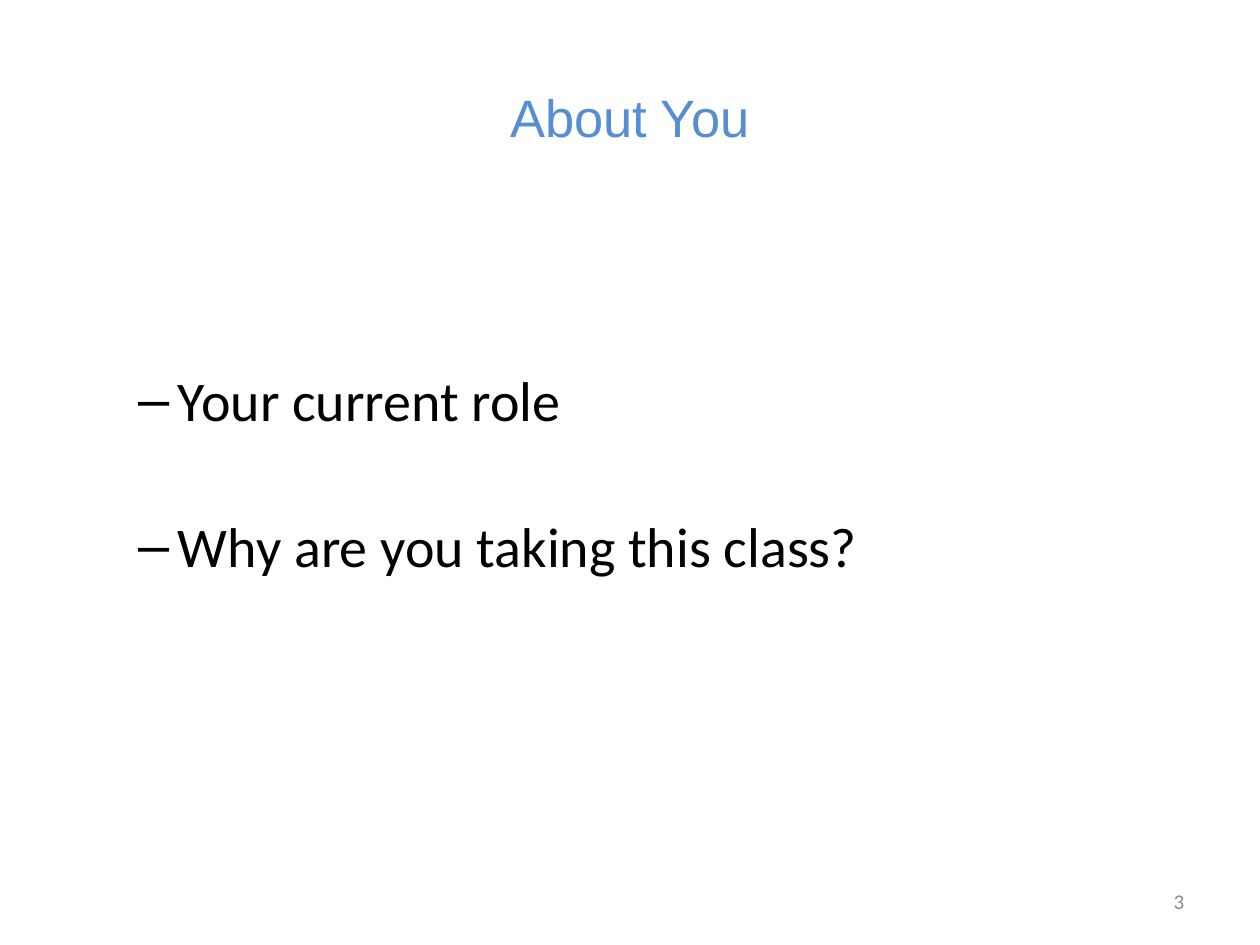
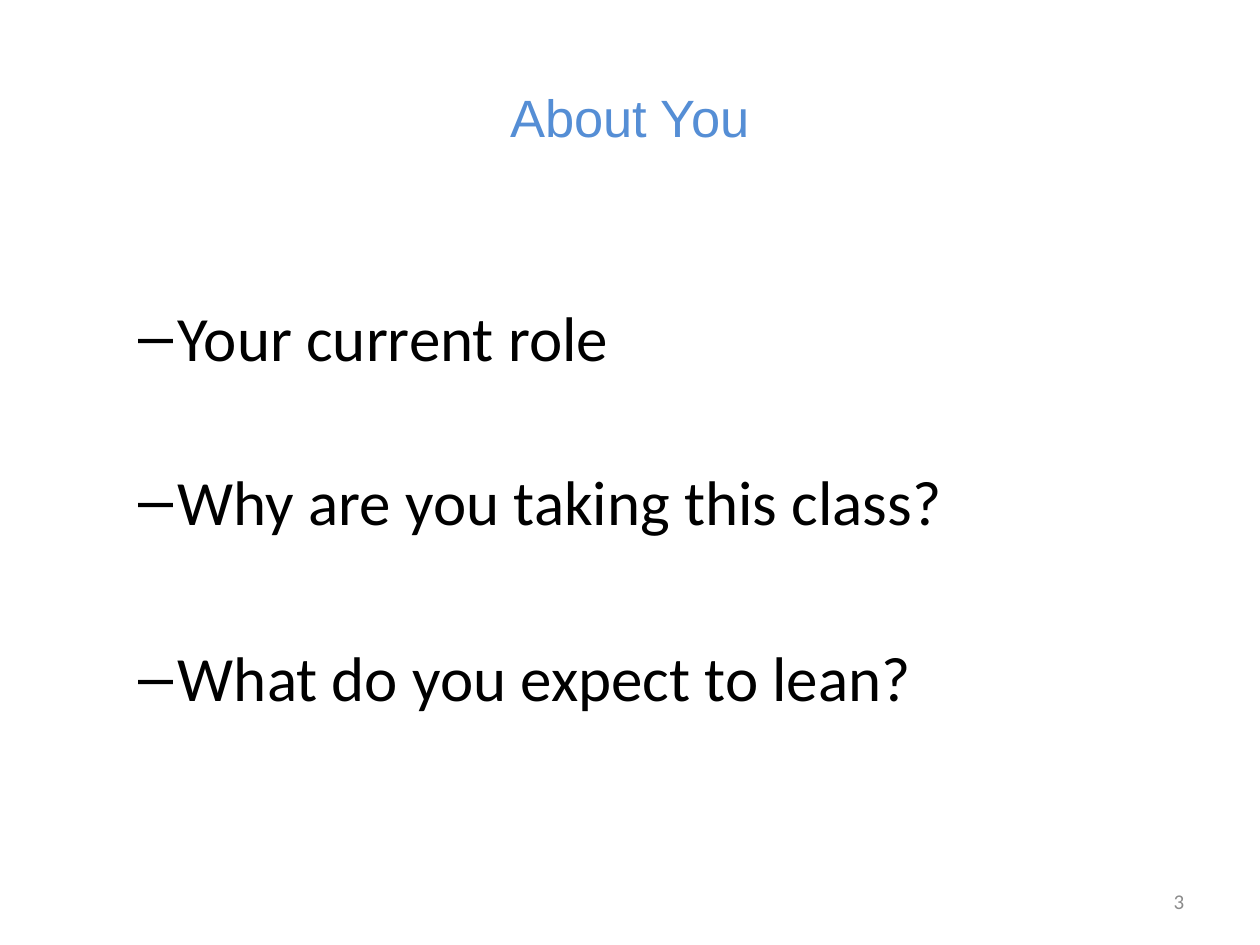
Before and after one commit to marilsoncampos/ucsc_ai_ml_py, a slide deck: slide 3 of slides/01_intro.pptx. Drawn at 1260x945 pixels with LibreOffice and Linux fonts; fonts in the diff are those of the drawing. Boxes give left, top, right and bottom in pixels: in the first picture for what was removed or moved away, otherwise in the second. Text is boxed around its words. In the diff, an @@ line names an element or a change of style, - is before the commit and + after.

```diff
--- a/slides/01_intro.pptx
+++ b/slides/01_intro.pptx
@@ text at <box>178,317,942,536</box>: size 32 to 36 pt in "Your current role", "Why are you taking this class?" @@
@@ text at <box>178,657,911,711</box>: paragraph added @@
+  – What do you expect to lean?
```
Also in this commit, not shown: 7 other slides changed, 12 other files.
